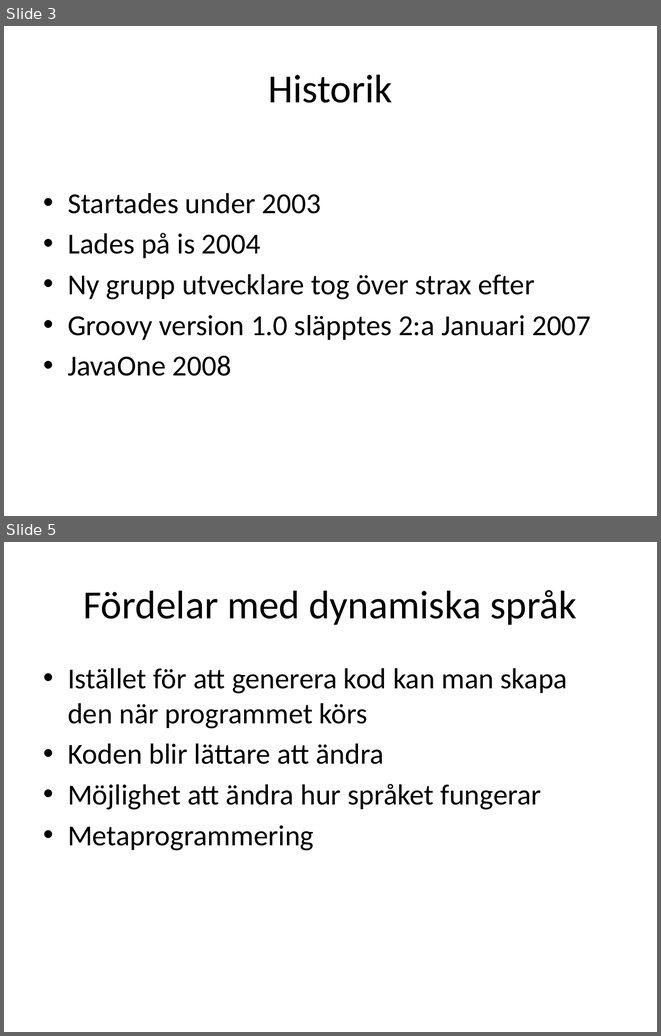
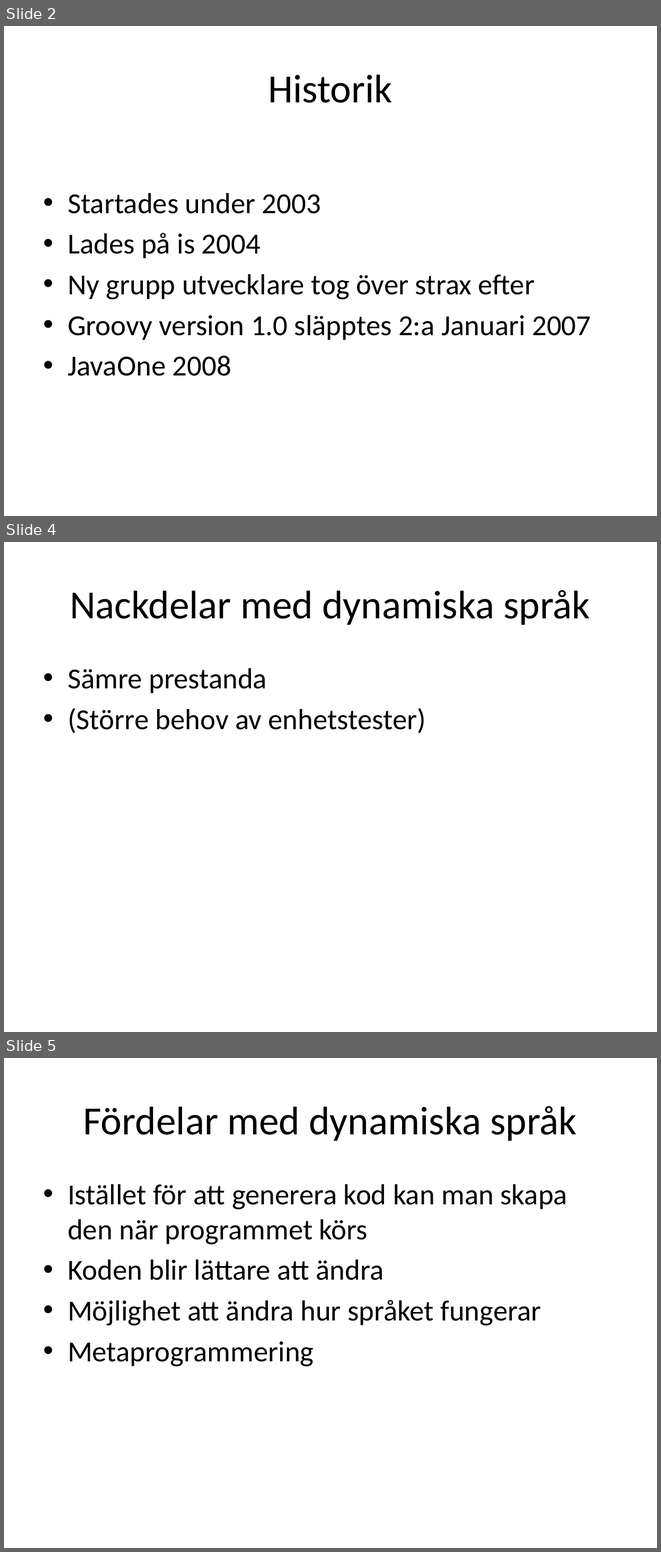
Before and after one commit to me97esn/groovyseminarium, a slide deck: groovyseminarie/dokument/groovyseminarium_source.pptx. Shown one above the other, each under a label of ours: slides 3 and 5 before the commit, slides 2, 4 and 5 after it; the slides between them are not shown. The pictures are 661x1036 and 661x1552 pixels, drawn with LibreOffice and Linux fonts; fonts in the diff are those of the drawing. Boxes give left, top, right and bottom in pixels: in the first picture for what was removed or moved away, otherwise in the second. Text is boxed around its words. In the diff, an @@ line names an element or a change of style, - is before the commit and + after.

```diff
--- a/groovyseminarie/dokument/groovyseminarium_source.pptx
+++ b/groovyseminarie/dokument/groovyseminarium_source.pptx
@@ slide 4 added at (x1=4, y1=542, x2=657, y2=1032), background #FFFFFF @@
@@ title added at (x1=70, y1=590, x2=590, y2=625), 44 pt, text #000000 @@
+Nackdelar med dynamiska språk
@@ text added at (x1=68, y1=668, x2=426, y2=733), 32 pt, text #000000 @@
+• Sämre prestanda
+• (Större behov av enhetstester)
@@ what was slide 3 is now slide 2 @@
```
Also in this commit, not shown: 4 slides changed, 1 other slide added, 1 slide removed, 1 other file.
